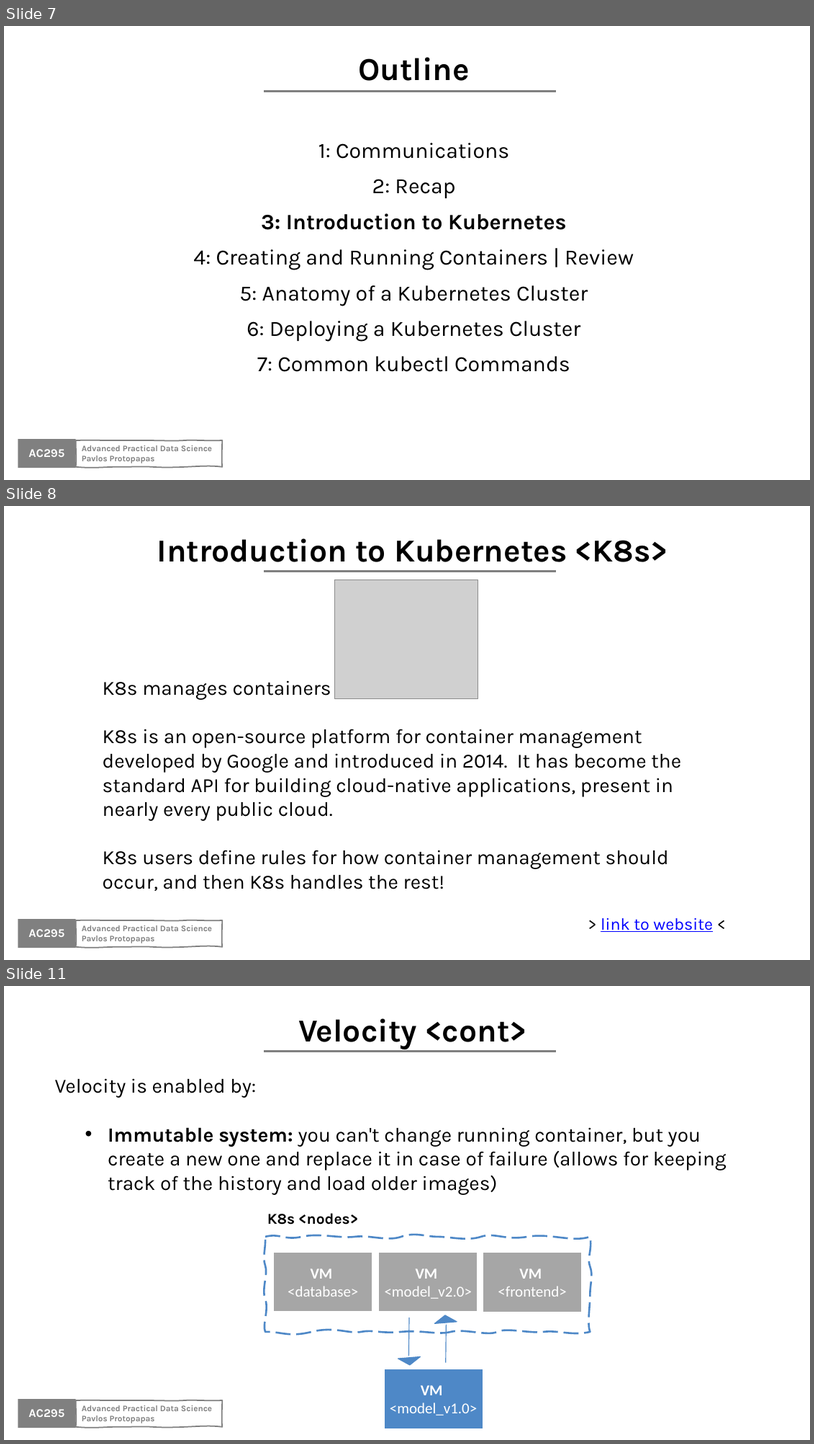
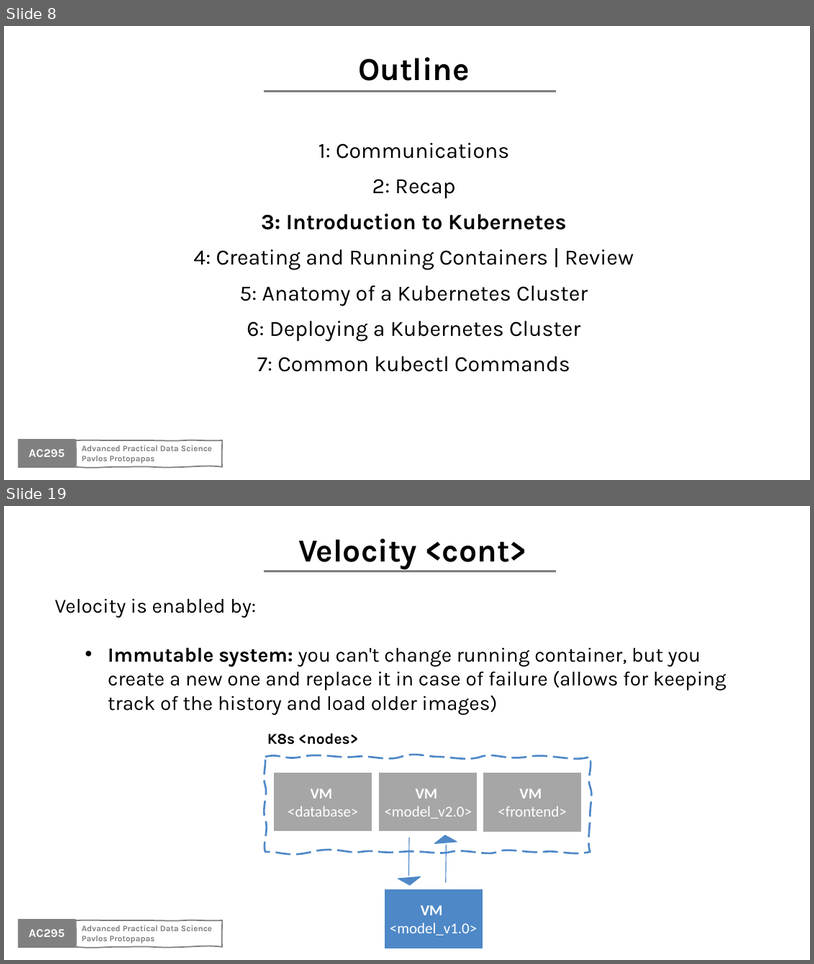
Before and after one commit to Harvard-IACS/2020F-AC295, a slide deck: content/lectures/lecture3/presentation/lecture3.pptx. Shown one above the other, each under a label of ours: slides 7, 8 and 11 before the commit, slides 8 and 19 after it; the slides between them are not shown. The pictures are 814x1444 and 814x964 pixels, drawn with LibreOffice and Linux fonts; fonts in the diff are those of the drawing; grey boxes stand for pictures; background and template pictures are left out. Boxes give left, top, right and bottom in pixels: in the first picture for what was removed or moved away, otherwise in the second. Text is boxed around its words. In the diff, an @@ line names an element or a change of style, - is before the commit and + after.

```diff
--- a/content/lectures/lecture3/presentation/lecture3.pptx
+++ b/content/lectures/lecture3/presentation/lecture3.pptx
@@ slide 8 removed at (4,506,810,960), background #FFFFFF; not listed: 4 template elements that a slide beside it also shows @@
@@ text removed at (157,538,669,562) @@
-Introduction to Kubernetes <K8s>
@@ picture removed at (335,580,478,698) @@
@@ text removed at (103,680,713,932) @@
-K8s manages containers
-K8s is an open-source platform for container management developed by Google and introduced in 2014. It has become the standard API for building cloud-native applications, present in nearly every public cloud.
-K8s users define rules for how container management should occur, and then K8s handles the rest!
-> link to website <
@@ what was slide 7 is now slide 8 @@
@@ what was slide 11 is now slide 19 @@
```
Also in this commit, not shown: 4 slides changed, 9 slides added, 12 other files.
